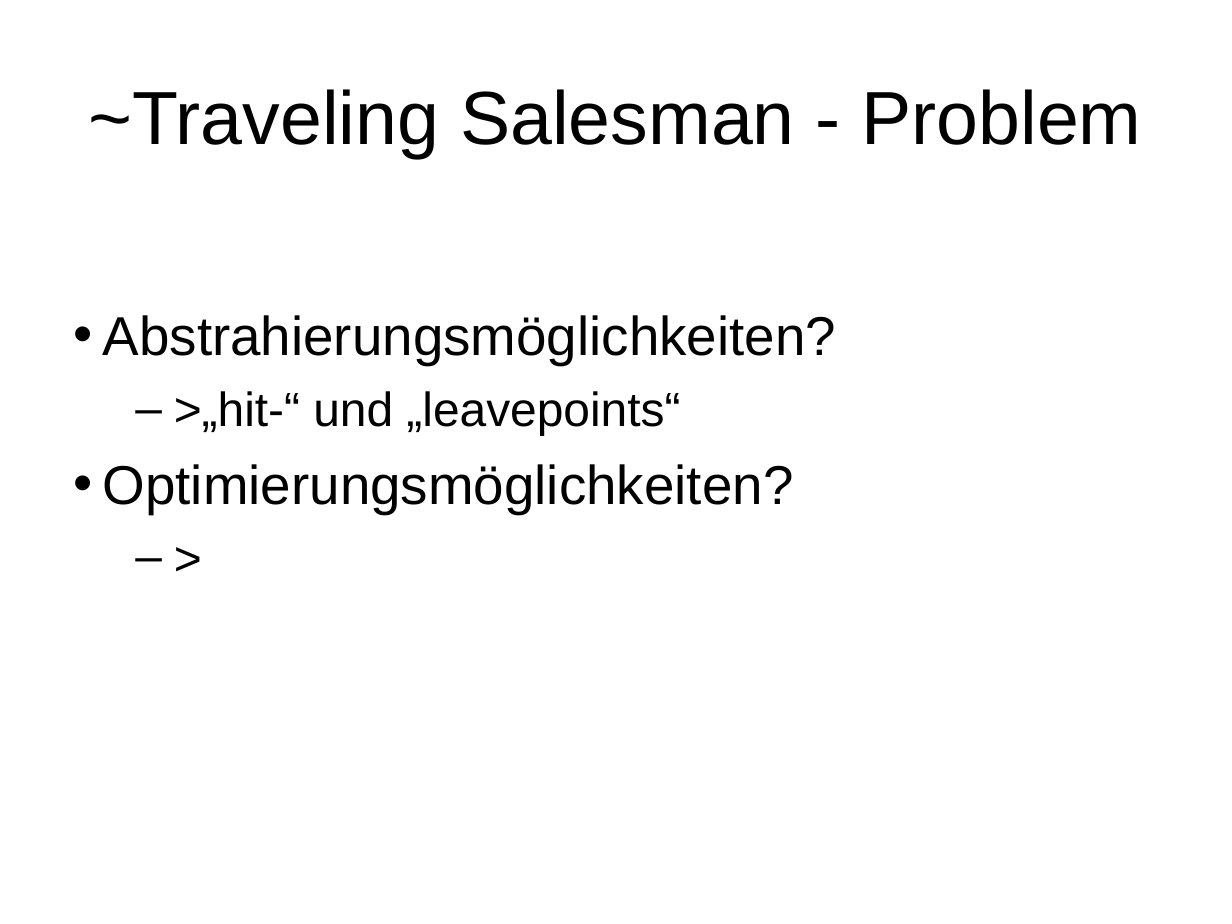
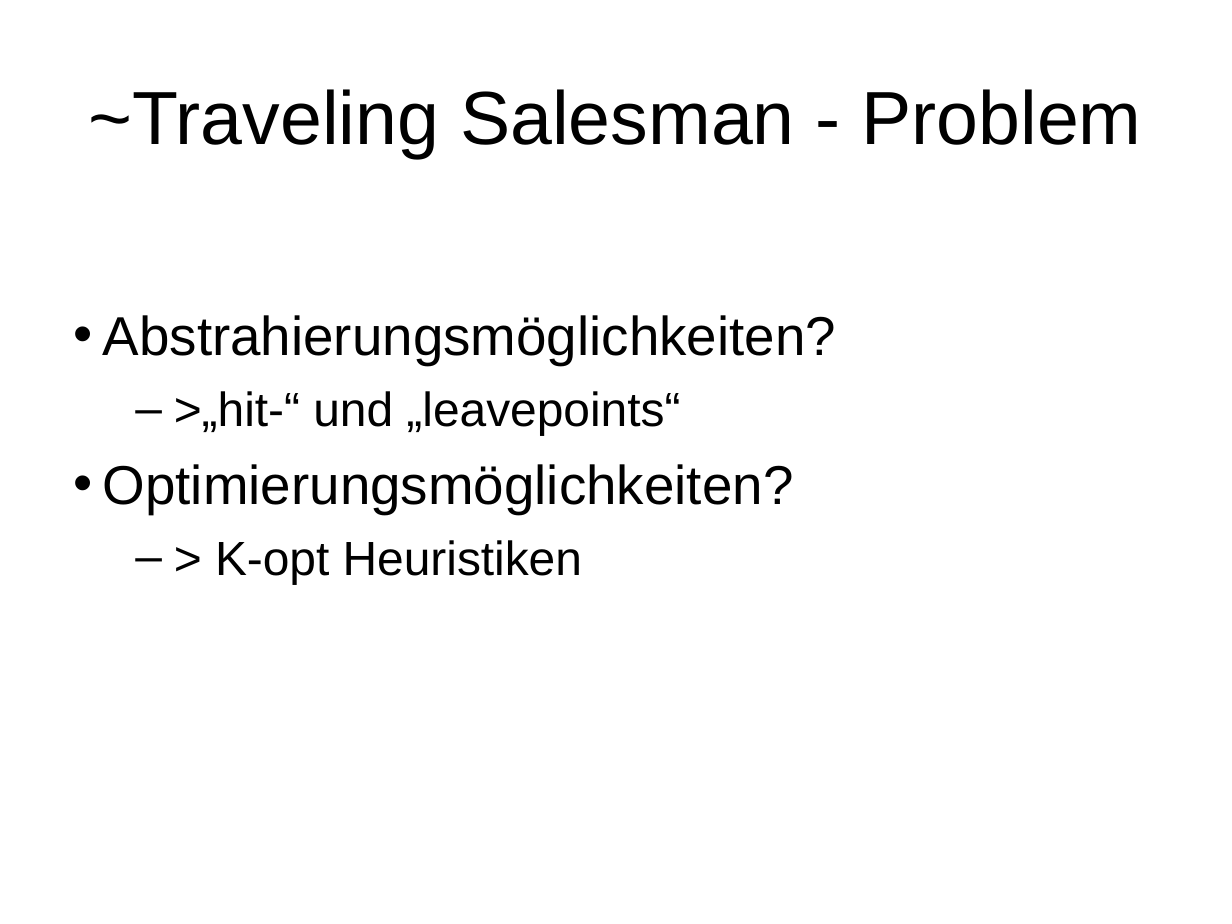
Before and after one commit to khase/MotionPlanning, a slide deck: slide 6 of Seminar/Themenvorschlag-3D-Print.ppt. Drawn at 1232x924 pixels with LibreOffice and Linux fonts; fonts in the diff are those of the drawing. Boxes give left, top, right and bottom in pixels: in the first picture for what was removed or moved away, otherwise in the second. Text is boxed around its words. In the diff, an @@ line names an element or a change of style, - is before the commit and + after.

```diff
--- a/Seminar/Themenvorschlag-3D-Print.ppt
+++ b/Seminar/Themenvorschlag-3D-Print.ppt
@@ text at [215, 540, 582, 584]: text changed @@
-  – >
+  – > K-opt Heuristiken
```
Also in this commit, not shown: 1 other slide changed, 9 other files.
